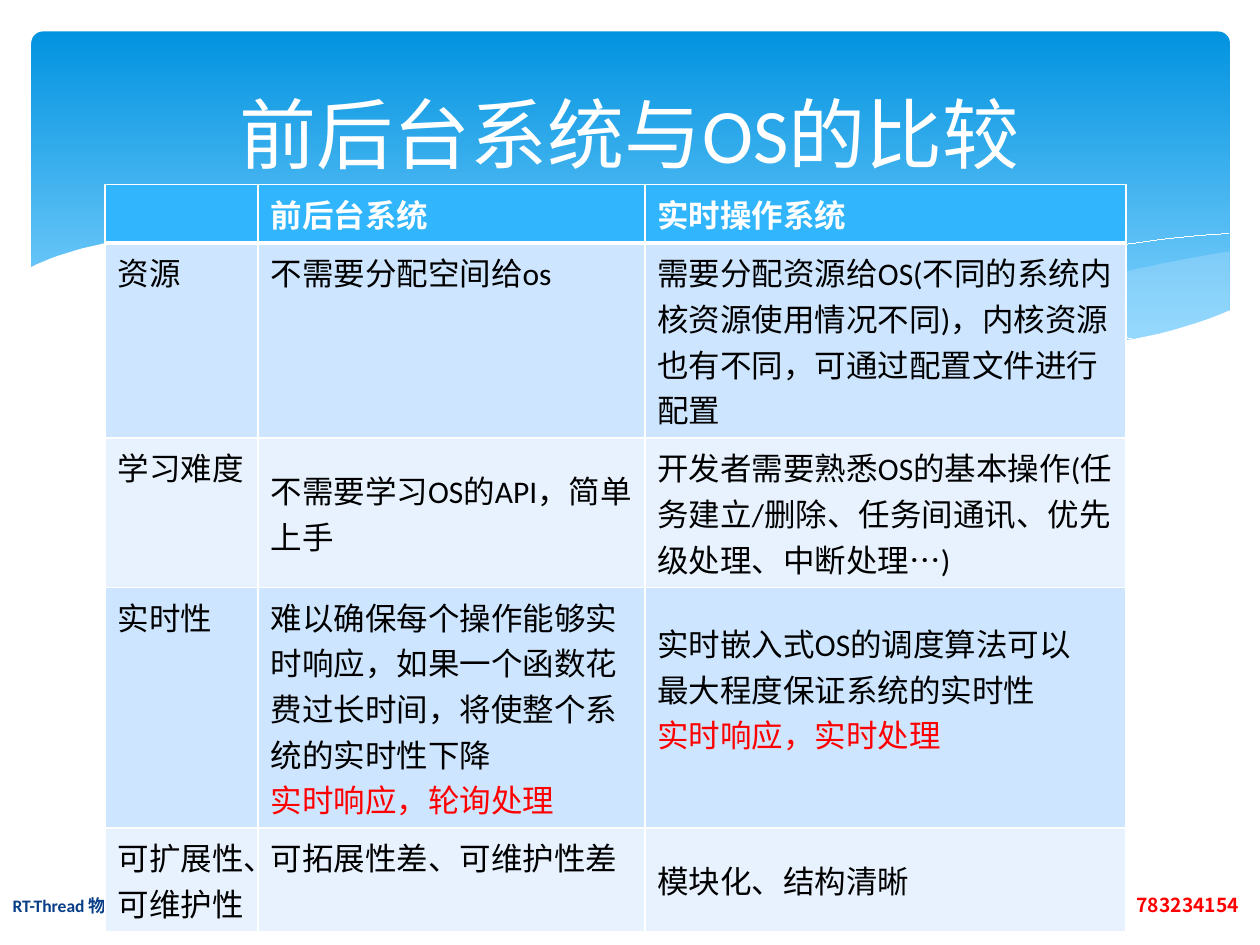
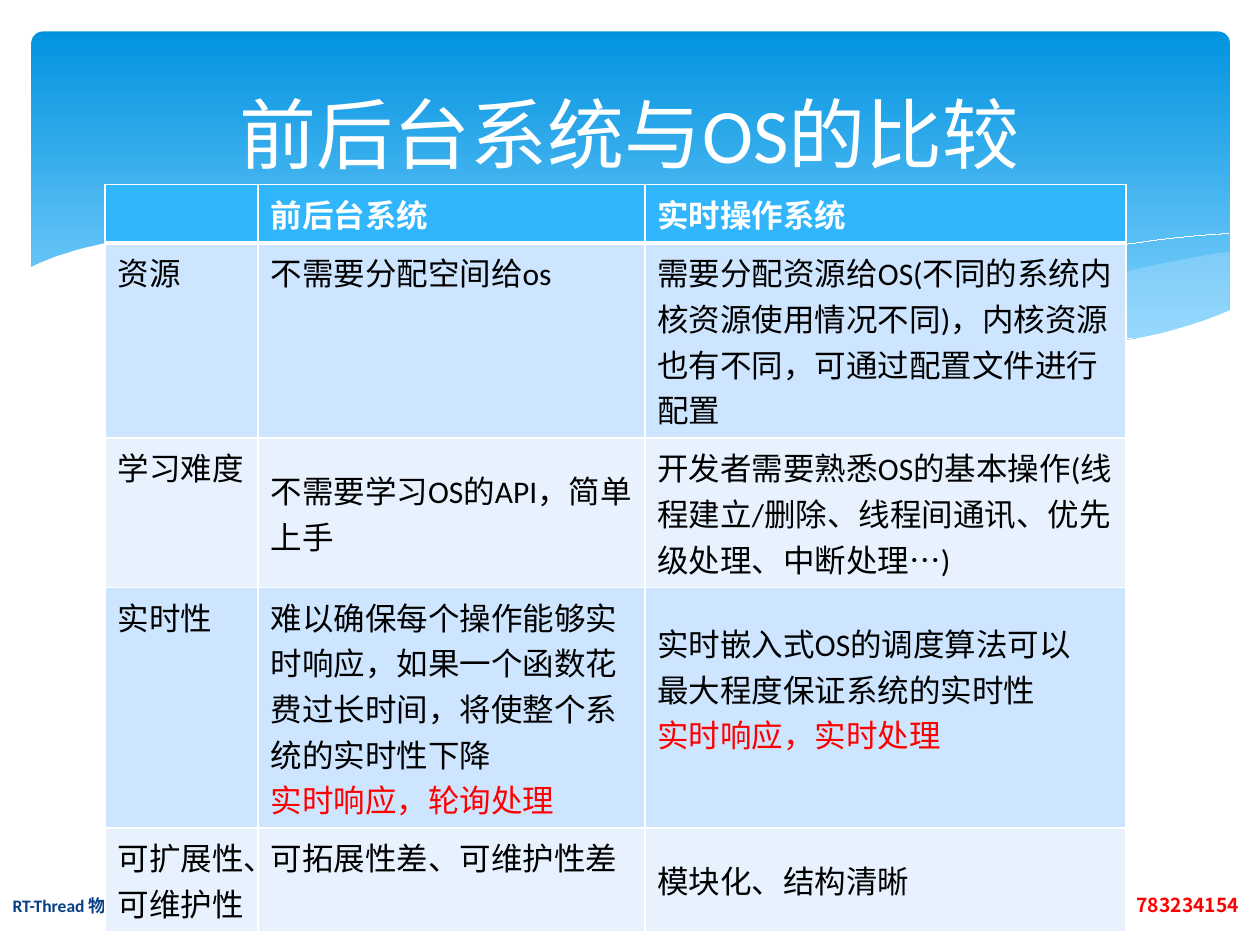
Before and after one commit to jiejieTop/RT_Thread_PPT, a slide deck: slide 10 of PPT/rt-thread.pptx (slide 9 before the commit). Drawn at 1260x945 pixels with LibreOffice and Linux fonts; fonts in the diff are those of the drawing. Boxes give left, top, right and bottom in pixels: in the first picture for what was removed or moved away, otherwise in the second. Text is boxed around its words. In the diff, an @@ line names an element or a change of style, - is before the commit and + after.

```diff
--- a/PPT/rt-thread.pptx
+++ b/PPT/rt-thread.pptx
@@ table at [106, 185, 1126, 923] @@
-row 3, column 3: 开发者需要熟悉OS的基本操作(任务建立/删除、任务间通讯、优先级处理、中断处理…)
+row 3, column 3: 开发者需要熟悉OS的基本操作(线程建立/删除、线程间通讯、优先级处理、中断处理…)
```
Also in this commit, not shown: 2 other slides changed, 3 slides added, 3 other files.
